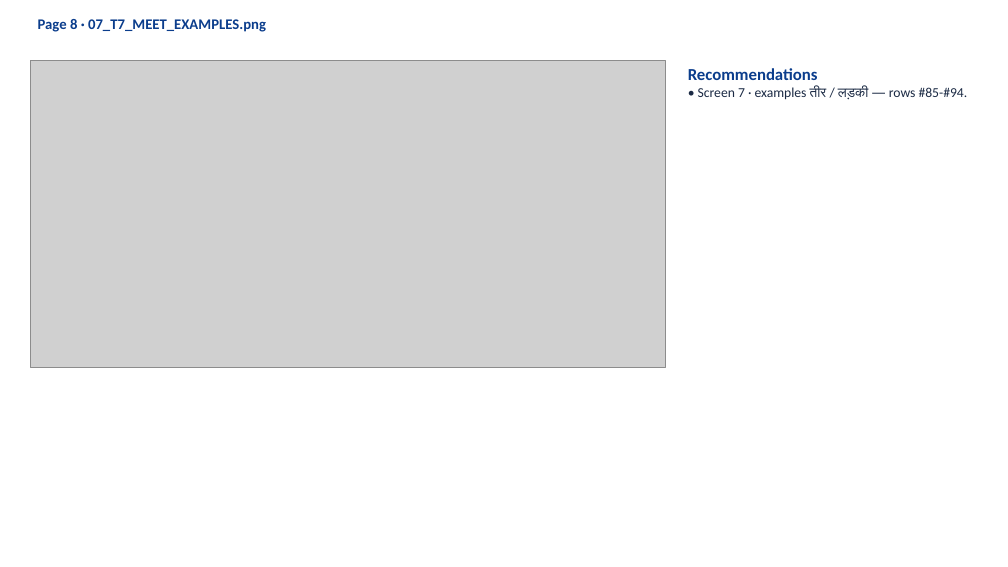
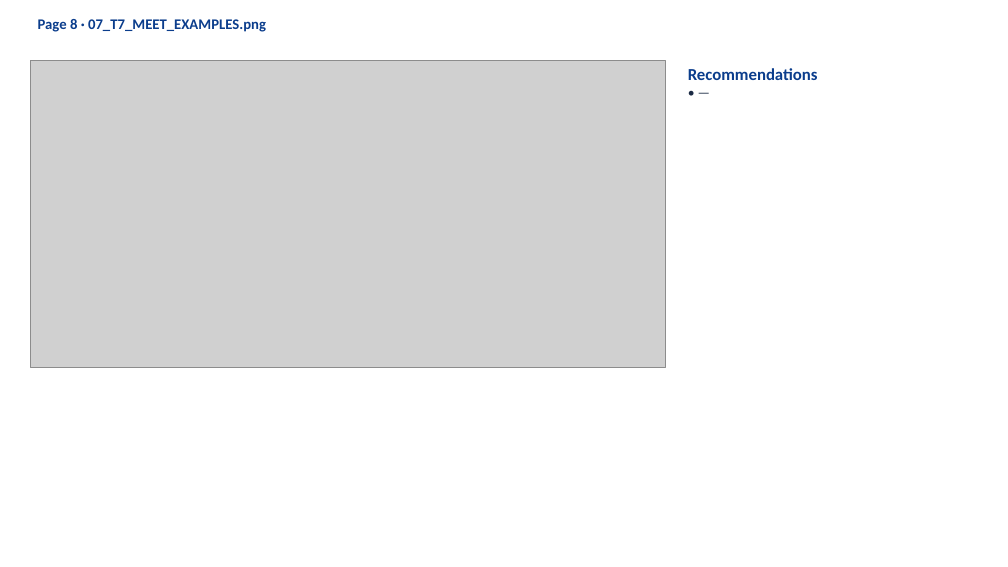
Before and after one commit to khugshalharshvardhan/HI02H11_L02_S01_DEV_HANDOFF-file2-, a slide deck: slide 9 of 3_CURRENT_BUILD/HI02H11_L02_S01_REVISED_review.pptx. Drawn at 1008x567 pixels with LibreOffice and Linux fonts; fonts in the diff are those of the drawing; grey boxes stand for pictures. Boxes give left, top, right and bottom in pixels: in the first picture for what was removed or moved away, otherwise in the second. Text is boxed around its words. In the diff, an @@ line names an element or a change of style, - is before the commit and + after.

```diff
--- a/3_CURRENT_BUILD/HI02H11_L02_S01_REVISED_review.pptx
+++ b/3_CURRENT_BUILD/HI02H11_L02_S01_REVISED_review.pptx
@@ text at box(698, 87, 968, 100): text changed @@
-• Screen 7 · examples तीर / लड़की — rows #85-#94.
+• —
```
Also in this commit, not shown: 17 other slides changed, 38 other files.
